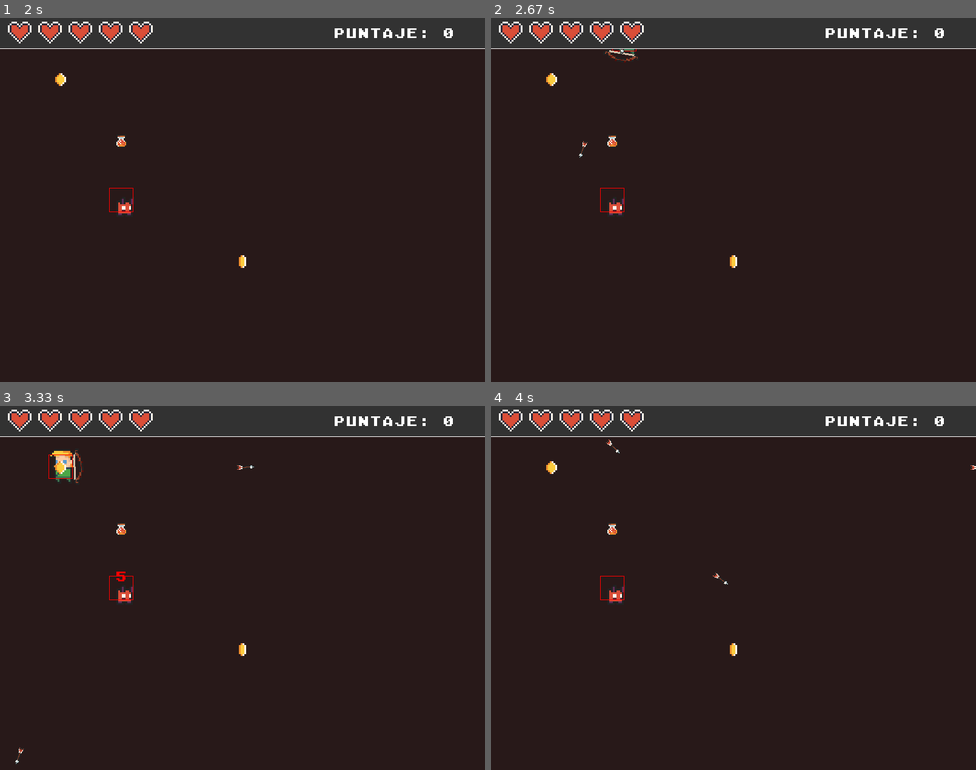
Above: before the commit, frames 1-4 (two rows, left to right).
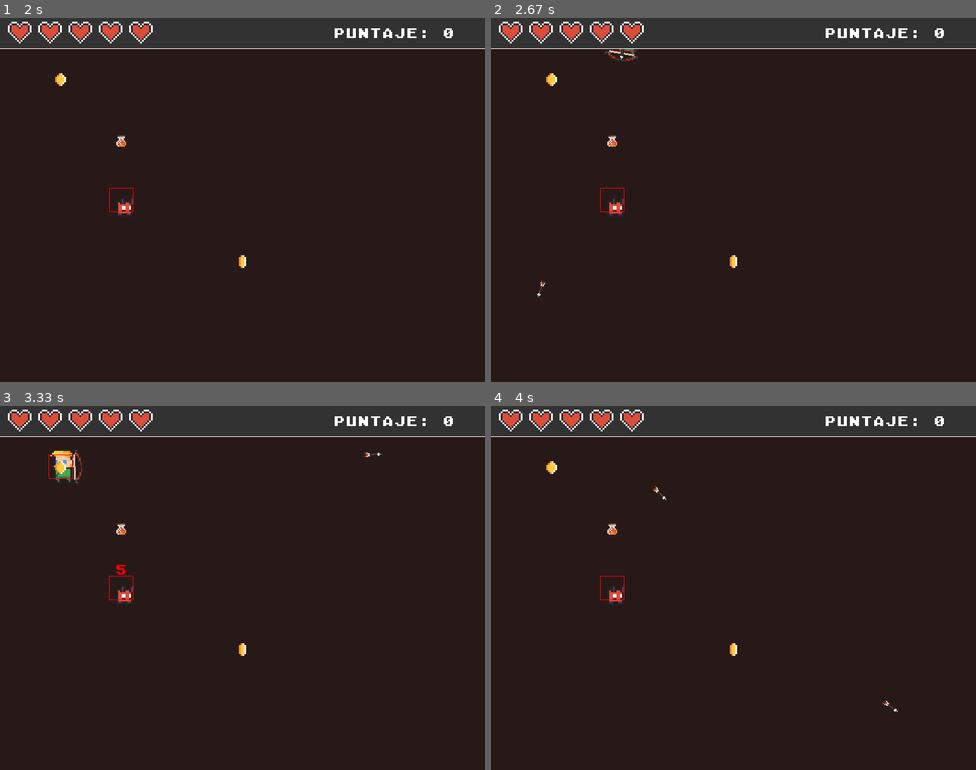
Above: after the commit, the same moments.

Repository: ANDRES3021/PyGame
Game: pygame game, started from Juego/main.py
Two runs of this game, one before a commit and one after it. Both use one fixed random seed, a clock stepped at 60 frames per second and the inputs below.
Inputs (mouse positions are in pixels of both pictures, inside the frame that each line leads up to):
- Up to frame 1 (2 s): hold D 0.33-0.8 s; move the mouse to (223, 214) at 0.37 s; hold W 0.83-1.13 s; move the mouse to (397, 189) at 0.87 s; hold D 1.17-1.63 s; move the mouse to (242, 221) at 1.2 s; hold A from 1.67 s (still down); move the mouse to (126, 203) at 1.7 s
- Up to frame 2 (2.67 s): release A at 2.2 s; click (583, 145) at 2.28 s; hold S from 2.57 s (still down); click (583, 287) at 2.65 s
- Up to frame 3 (3.33 s): release S at 2.87 s; hold A 2.9-3.3 s; click (315, 460) at 2.98 s
- Up to frame 4 (4 s): hold W 3.33-3.7 s; click (912, 715) at 3.42 s; hold D from 3.73 s (still down); click (791, 620) at 3.82 s

Frame 1 is identical in both runs. In frame 2, less than 0.1% of the frame differs, in the area x 9-28%, y 8-77%; in frame 3, 0.1%, in the area x 3-79%, y 12-99%; in frame 4, less than 0.1%.

Commit message:
🚀 README: documentacion basica🕹️

Diff:
--- a/Juego/constants.py
+++ b/Juego/constants.py
@@ -1,7 +1,7 @@
 FPS = 60
 SPPED = 5
 SCALE = 3
-ARROW_SPEED = 10
+ARROW_SPEED = 20
 WEAPON_SCALE = 1.5
 ITEM_SCALE = 3
 SCREEM_WIDTH = 800
--- a/Juego/main.py
+++ b/Juego/main.py
@@ -8,7 +8,7 @@
 
 class PauseMenu:
     def __init__(self):
-        self.font = pygame.font.Font("assets/fonts/AtariClassic.ttf", 30)
+        self.font = pygame.font.Font("assets/fonts/AtariClassic.ttf", 10)
 
     def display(self, screen):
         screen.fill(constants.BG)
